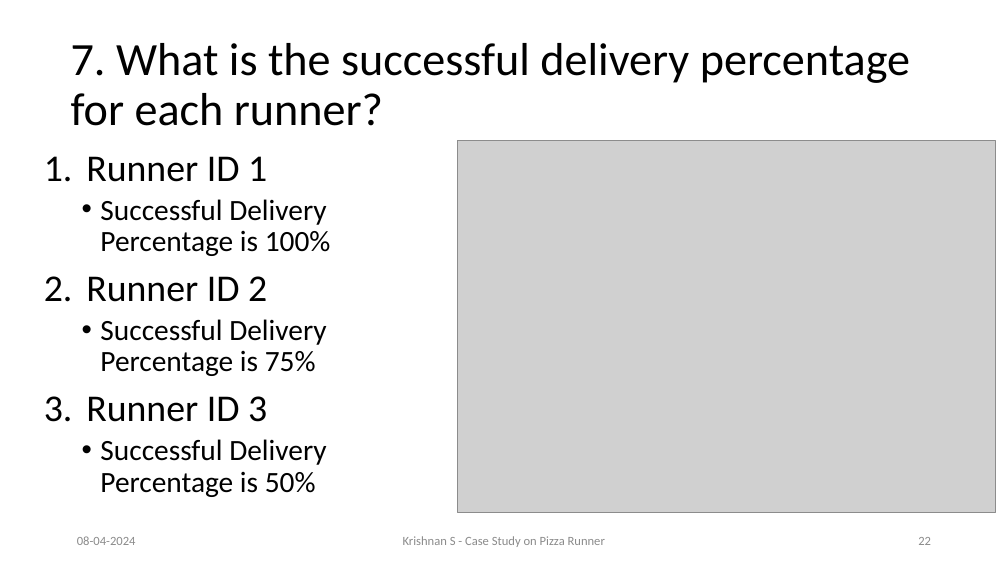
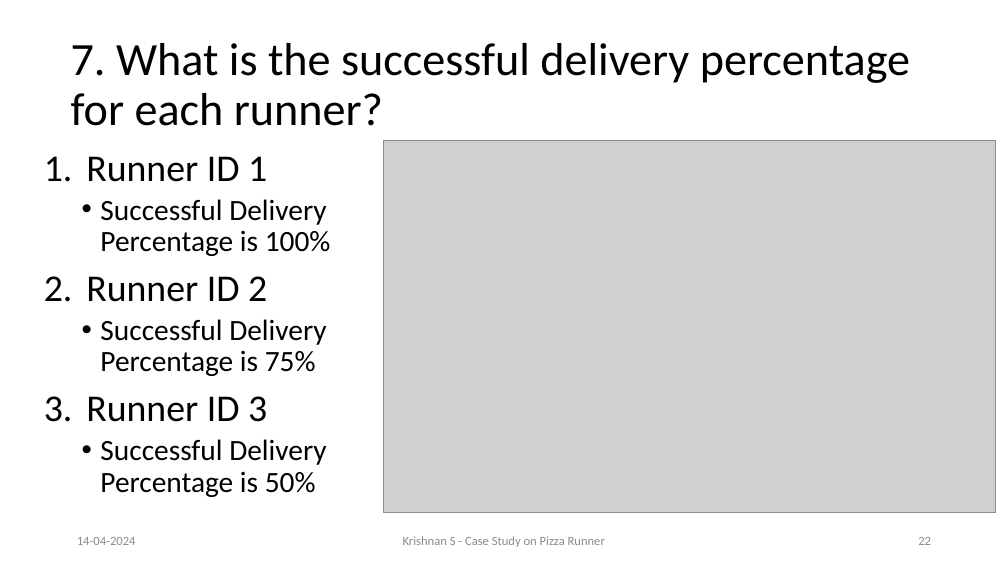
Before and after one commit to Krishnann-s/8-Week-SQL-Challenge, a slide deck: slide 22 of Case Study 2/Pizza Runner.pptx. Drawn at 1008x567 pixels with LibreOffice and Linux fonts; fonts in the diff are those of the drawing; grey boxes stand for pictures. Boxes give left, top, right and bottom in pixels: in the first picture for what was removed or moved away, otherwise in the second. Text is boxed around its words. In the diff, an @@ line names an element or a change of style, - is before the commit and + after.

```diff
--- a/Case Study 2/Pizza Runner.pptx
+++ b/Case Study 2/Pizza Runner.pptx
@@ picture: place and size @@
-picture at (457,141,995,513)
+picture at (384,141,996,513)
@@ text at (77,537,136,545): text changed @@
-08-04-2024
+14-04-2024
```
Also in this commit, not shown: 34 other slides changed, 3 other files.
